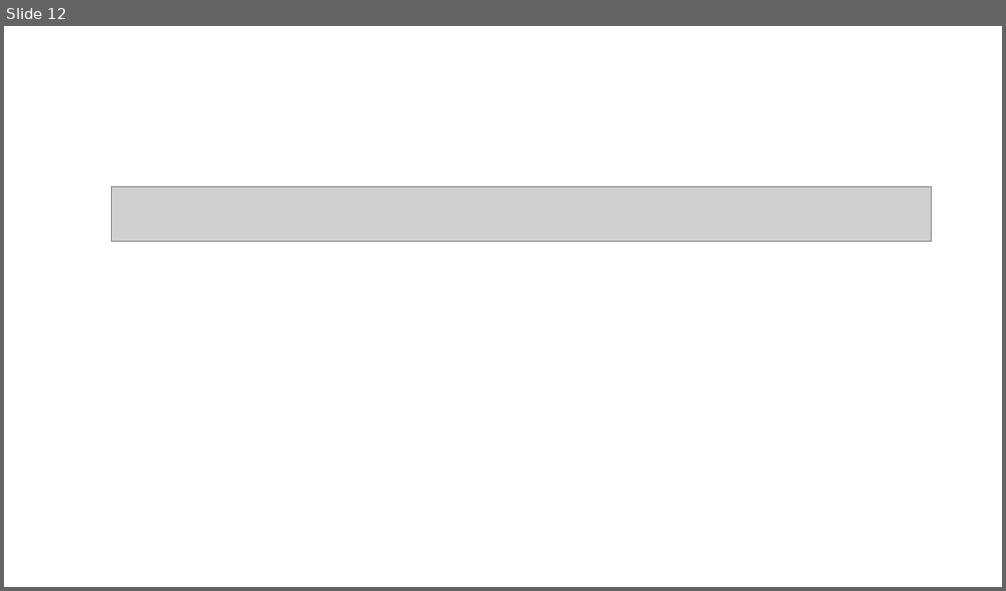
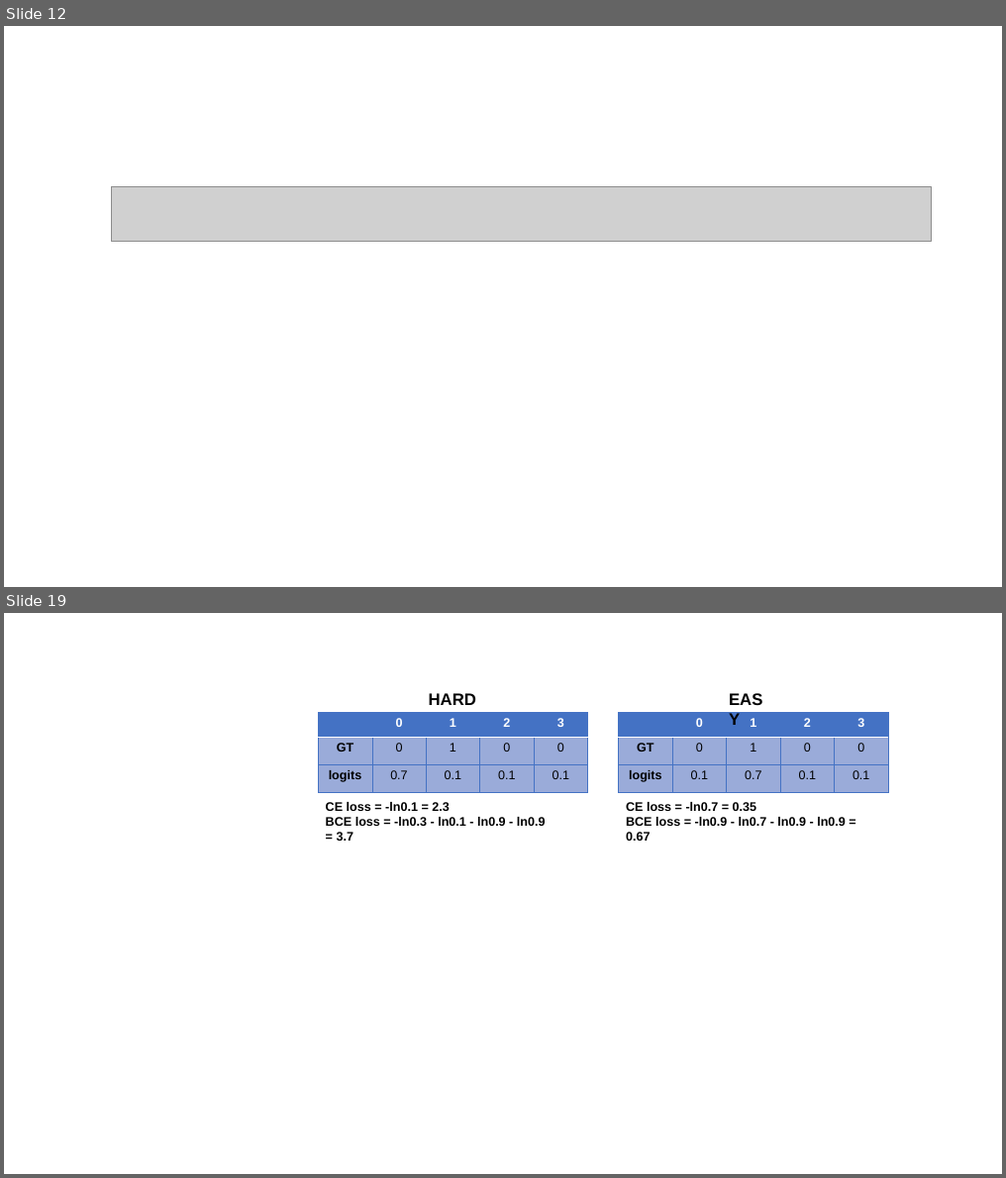
Before and after one commit to Winliam/Winliam.github.io, a slide deck: img/blog.pptx. Shown one above the other, each under a label of ours: slide 12 before the commit, slides 12 and 19 after it; the slides between them are not shown. The pictures are 1006x591 and 1006x1178 pixels, drawn with LibreOffice and Linux fonts; fonts in the diff are those of the drawing; grey boxes stand for pictures. Boxes give left, top, right and bottom in pixels: in the first picture for what was removed or moved away, otherwise in the second. Text is boxed around its words. In the diff, an @@ line names an element or a change of style, - is before the commit and + after.

```diff
--- a/img/blog.pptx
+++ b/img/blog.pptx
@@ slide 19 added at (4, 613, 1002, 1174), background #FFFFFF @@
@@ text added at (429, 693, 476, 705), 16 pt, text #000000, bold @@
+HARD
@@ text added at (721, 685, 780, 713), 16 pt, text #000000, bold @@
+EASY
@@ table added at (319, 713, 588, 792), 3 rows, 5 columns @@
+ | 0 | 1 | 2 | 3
+GT | 0 | 1 | 0 | 0
+logits | 0.7 | 0.1 | 0.1 | 0.1
@@ table added at (619, 713, 888, 792), 3 rows, 5 columns @@
+ | 0 | 1 | 2 | 3
+GT | 0 | 1 | 0 | 0
+logits | 0.1 | 0.7 | 0.1 | 0.1
@@ text added at (326, 802, 546, 841), 12 pt, text #000000, bold @@
+CE loss = -ln0.1 = 2.3
+BCE loss = -ln0.3 - ln0.1 - ln0.9 - ln0.9 = 3.7
@@ text added at (626, 802, 846, 841), 12 pt, text #000000, bold @@
+CE loss = -ln0.7 = 0.35
+BCE loss = -ln0.9 - ln0.7 - ln0.9 - ln0.9 = 0.67
```
Also in this commit, not shown: 9 other slides added, 36 other files.
